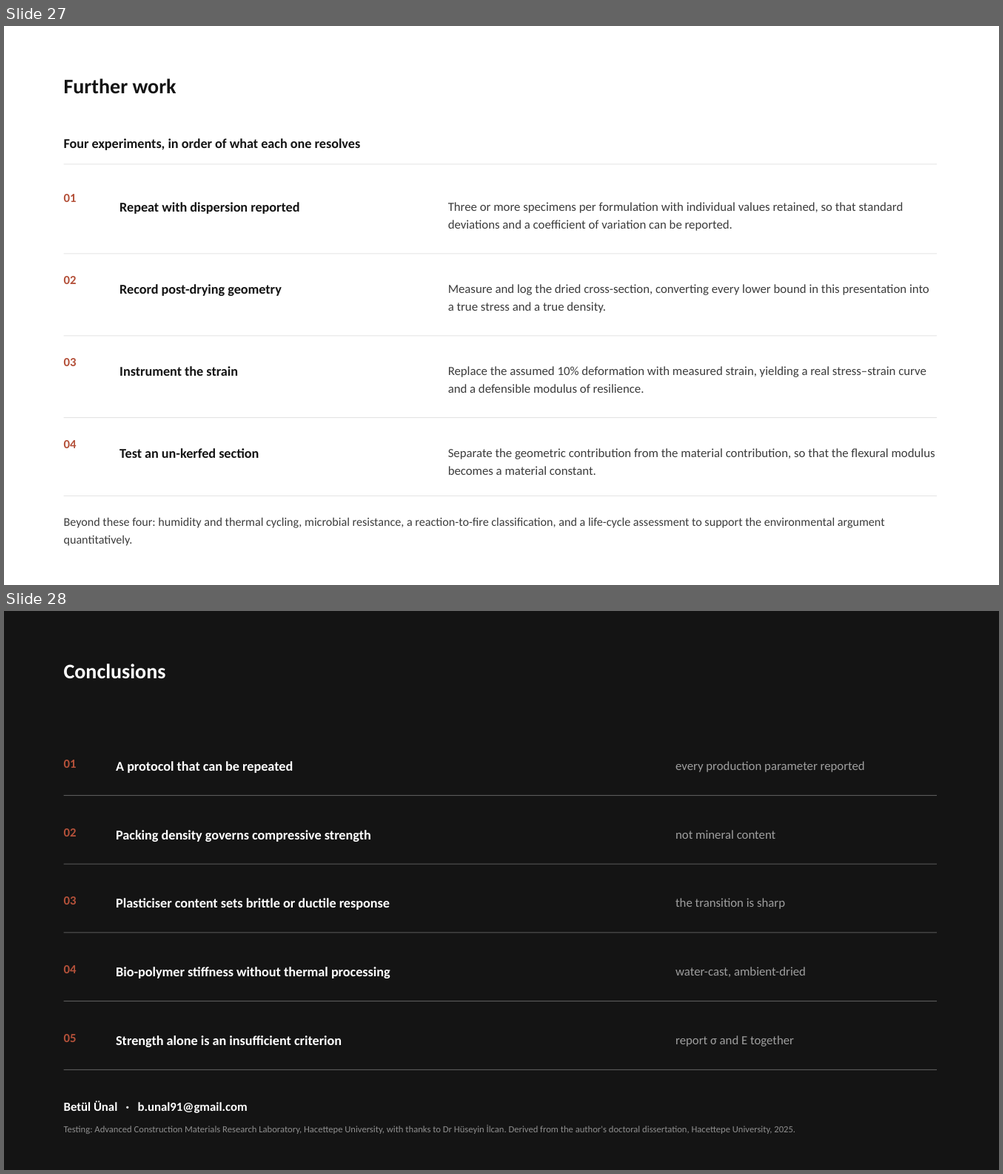
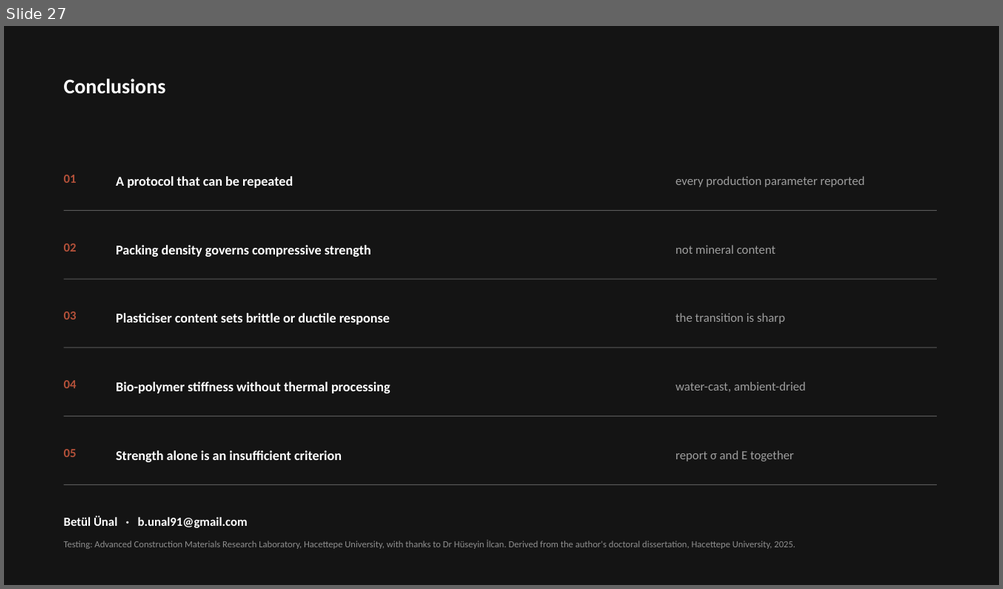
Before and after one commit to bunal91/sanat-ve-mekan, a slide deck: konferans-bildirisi/06-sunum/ICSMMEP26_Presentation_Unal.pptx. Shown one above the other, each under a label of ours: slides 27 and 28 before the commit, slide 27 after it. The pictures are 1003x1174 and 1003x589 pixels, drawn with LibreOffice and Linux fonts; fonts in the diff are those of the drawing. Boxes give left, top, right and bottom in pixels: in the first picture for what was removed or moved away, otherwise in the second. Text is boxed around its words. In the diff, an @@ line names an element or a change of style, - is before the commit and + after.

```diff
--- a/konferans-bildirisi/06-sunum/ICSMMEP26_Presentation_Unal.pptx
+++ b/konferans-bildirisi/06-sunum/ICSMMEP26_Presentation_Unal.pptx
@@ slide 27 removed at box(4, 26, 999, 585), background #FFFFFF @@
@@ text removed at box(64, 79, 176, 94) @@
-Further work
@@ text removed at box(64, 138, 361, 150) @@
-Four experiments, in order of what each one resolves
@@ rectangle removed at box(64, 164, 936, 165) @@
@@ text removed at box(64, 194, 77, 202) @@
-01
@@ text removed at box(119, 202, 299, 214) @@
-Repeat with dispersion reported
@@ text removed at box(448, 202, 903, 231) @@
-Three or more specimens per formulation with individual values retained, so that standard deviations and a coefficient of variation can be reported.
@@ rectangle removed at box(64, 254, 936, 255) @@
@@ text removed at box(64, 276, 77, 284) @@
-02
@@ text removed at box(119, 284, 282, 296) @@
-Record post-drying geometry
@@ text removed at box(448, 284, 929, 313) @@
-Measure and log the dried cross-section, converting every lower bound in this presentation into a true stress and a true density.
@@ rectangle removed at box(64, 335, 936, 336) @@
@@ text removed at box(64, 358, 77, 366) @@
-03
@@ text removed at box(119, 366, 238, 376) @@
-Instrument the strain
@@ text removed at box(448, 366, 926, 393) @@
-Replace the assumed 10% deformation with measured strain, yielding a real stress–strain curve and a defensible modulus of resilience.
@@ rectangle removed at box(64, 417, 936, 418) @@
@@ text removed at box(64, 440, 77, 449) @@
-04
@@ text removed at box(119, 449, 259, 458) @@
-Test an un-kerfed section
@@ text removed at box(448, 449, 935, 475) @@
-Separate the geometric contribution from the material contribution, so that the flexural modulus becomes a material constant.
@@ rectangle removed at box(64, 496, 936, 497) @@
@@ text removed at box(64, 518, 885, 546) @@
-Beyond these four: humidity and thermal cycling, microbial resistance, a reaction-to-fire classification, and a life-cycle assessment to support the environmental argument quantitatively.
@@ what was slide 28 is now slide 27 @@
```
Also in this commit, not shown: 13 slides changed, 1 slide added, 1 other slide removed, 6 other files.
